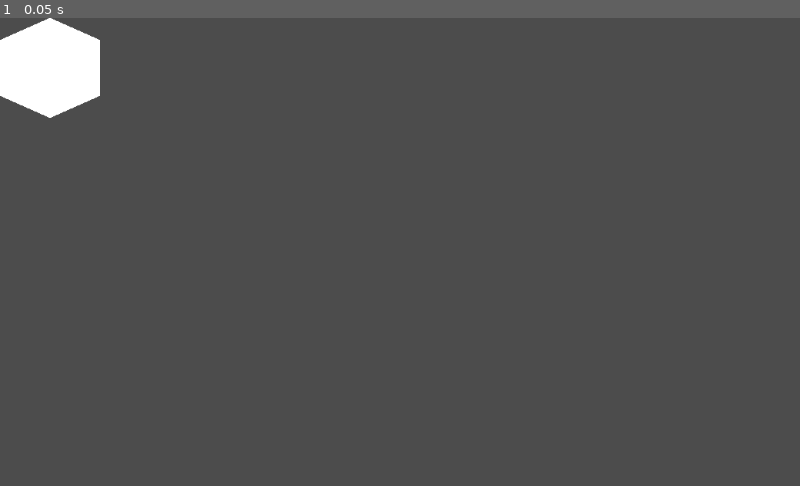
Above: before the commit, frame 1.
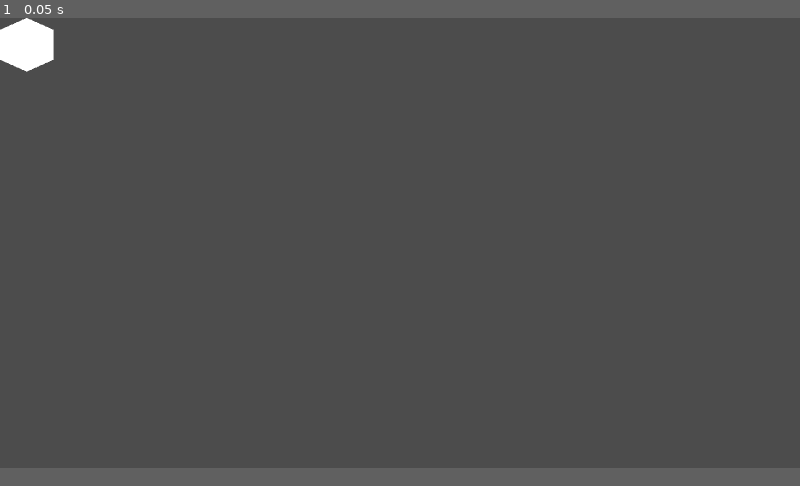
Above: after the commit, the same moment.

Repository: mdlsvensson/guild-master-old
Game: Godot game, scene res://res/scenes/world/World.tscn
The game is run twice, just before and just after one commit, with the same random seed, the same clock (stepped at 60 frames per second) and the same inputs.
Inputs:
- Up to frame 1 (0.05 s): no input
In our replay, the window is 800x468 before the commit and 800x450 after it. These sizes can differ from the game's own. Grey fills any space a smaller window leaves; there, only what the larger window draws over its background counts as a difference.

The runs differ from the first frame. In frame 1, 1.7% of the frame differs, in the area x 0-13%, y 0-22%.
Error in both runs: Trying to assign value of type 'Node' to a variable of type 'Node2D'. (res://res/scenes/zone/Zone.gd:5)

Commit message:
Update project.godot

Diff:
--- a/project.godot
+++ b/project.godot
@@ -9,13 +9,19 @@
 config_version=4
 
 _global_script_classes=[ {
-"base": "Node",
-"class": "Template",
+"base": "Camera2D",
+"class": "MainCamera",
+"language": "GDScript",
+"path": "res://res/scenes/main_camera/MainCamera.gd"
+}, {
+"base": "Area2D",
+"class": "Zone",
 "language": "GDScript",
 "path": "res://res/scenes/zone/Zone.gd"
 } ]
 _global_script_class_icons={
-"Template": ""
+"MainCamera": "",
+"Zone": ""
 }
 
 [application]
@@ -23,6 +29,14 @@
 config/name="Guild Master"
 run/main_scene="res://res/scenes/world/World.tscn"
 config/icon="res://icon.png"
+
+[display]
+
+window/size/width=1920
+window/size/height=1080
+window/size/test_width=960
+window/size/test_height=540
+window/stretch/mode="viewport"
 
 [gui]
 
@@ -52,10 +66,39 @@
 "svg/scale": 1.0
 }
 
+[input]
+
+select={
+"deadzone": 0.5,
+"events": [ Object(InputEventMouseButton,"resource_local_to_scene":false,"resource_name":"","device":0,"alt":false,"shift":false,"control":false,"meta":false,"command":false,"button_mask":0,"position":Vector2( 0, 0 ),"global_position":Vector2( 0, 0 ),"factor":1.0,"button_index":1,"pressed":false,"doubleclick":false,"script":null)
+ ]
+}
+camera_up={
+"deadzone": 0.5,
+"events": [ Object(InputEventKey,"resource_local_to_scene":false,"resource_name":"","device":0,"alt":false,"shift":false,"control":false,"meta":false,"command":false,"pressed":false,"scancode":0,"physical_scancode":87,"unicode":0,"echo":false,"script":null)
+ ]
+}
+camera_left={
+"deadzone": 0.5,
+"events": [ Object(InputEventKey,"resource_local_to_scene":false,"resource_name":"","device":0,"alt":false,"shift":false,"control":false,"meta":false,"command":false,"pressed":false,"scancode":0,"physical_scancode":65,"unicode":0,"echo":false,"script":null)
+ ]
+}
+camera_down={
+"deadzone": 0.5,
+"events": [ Object(InputEventKey,"resource_local_to_scene":false,"resource_name":"","device":0,"alt":false,"shift":false,"control":false,"meta":false,"command":false,"pressed":false,"scancode":0,"physical_scancode":83,"unicode":0,"echo":false,"script":null)
+ ]
+}
+camera_right={
+"deadzone": 0.5,
+"events": [ Object(InputEventKey,"resource_local_to_scene":false,"resource_name":"","device":0,"alt":false,"shift":false,"control":false,"meta":false,"command":false,"pressed":false,"scancode":0,"physical_scancode":68,"unicode":0,"echo":false,"script":null)
+ ]
+}
+
 [physics]
 
 common/enable_pause_aware_picking=true
 
 [rendering]
 
+2d/snapping/use_gpu_pixel_snap=true
 environment/default_environment="res://default_env.tres"
